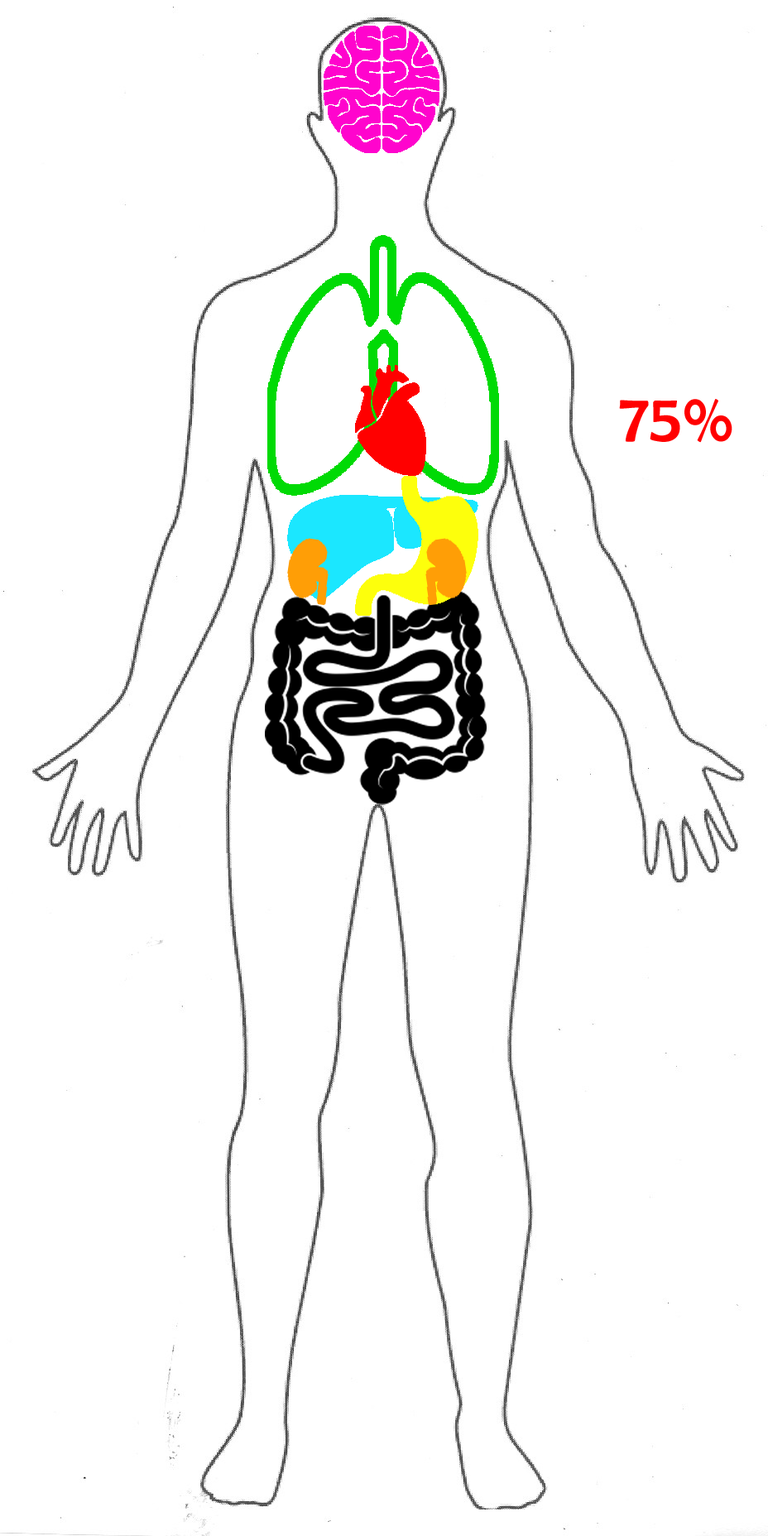
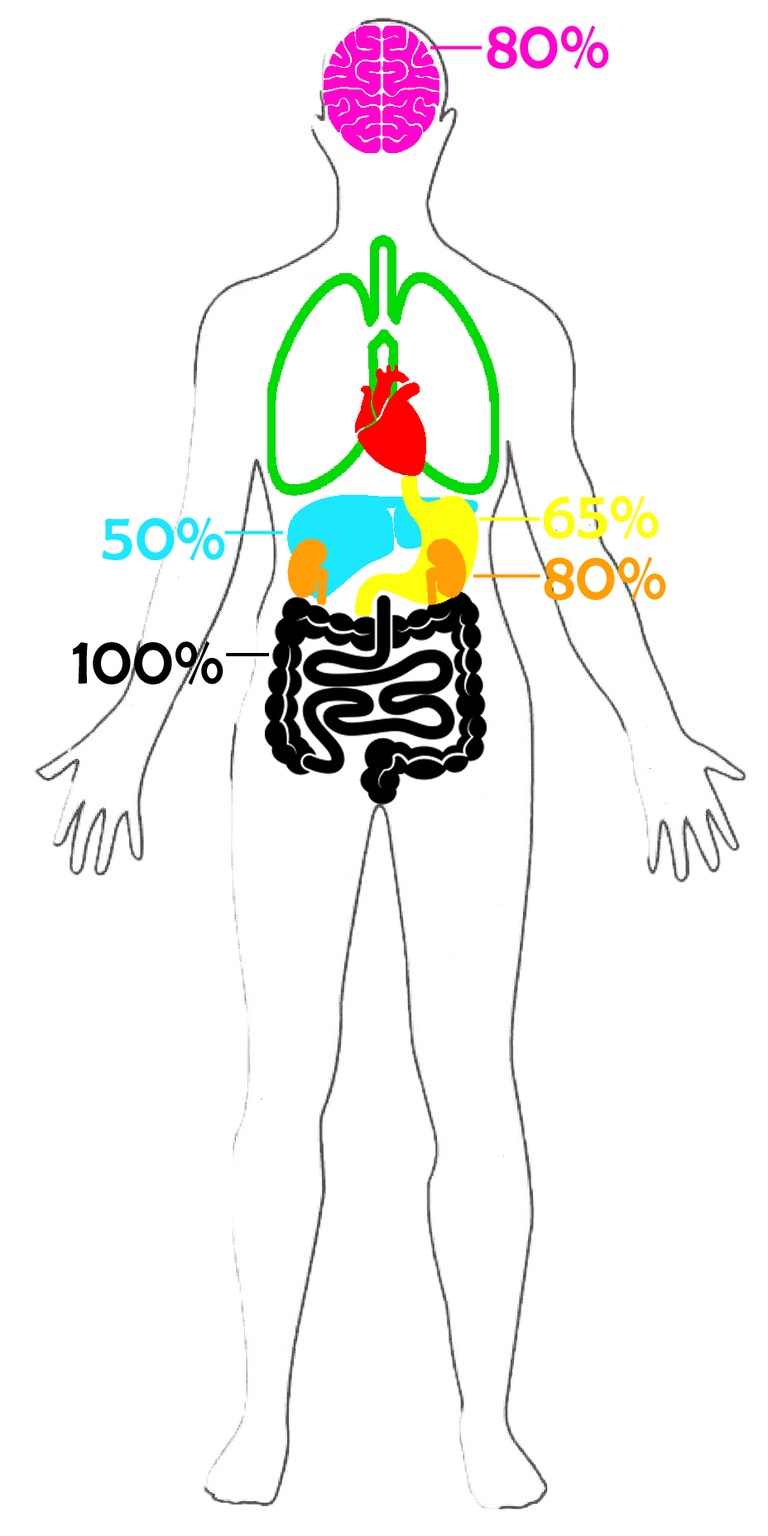
Comparing the layer stacks of the two 768 x 1536 images. Changes:
removed layer "75%" over [618, 398, 733, 443]
added layer "100%" above "65%" over [72, 641, 224, 686]
added layer "65%" above "Shape 2" over [542, 495, 659, 540]
added layer "Shape 2" above "Shape 6" over [478, 517, 541, 522]
added layer "Shape 6" above "Shape 5" over [225, 652, 270, 657]
added layer "Shape 5" above "Shape 4" over [224, 530, 284, 535]
added layer "Shape 4" above "Shape 3" over [472, 574, 541, 578]
added layer "Shape 3" above "50%" over [429, 45, 483, 50]
added layer "50%" above "Heart" over [101, 517, 226, 562]
added layer "80%" (1st of 2) above "80%" over [486, 25, 610, 70]
added layer "80%" (2nd of 2) above "printable-human-body-outline-174" over [543, 556, 667, 601]
added layer "printable-human-body-outline-174" above "Layer 1" over [33, 17, 748, 1511]
hid "Background", painted on it over [0, 6, 768, 1536]
